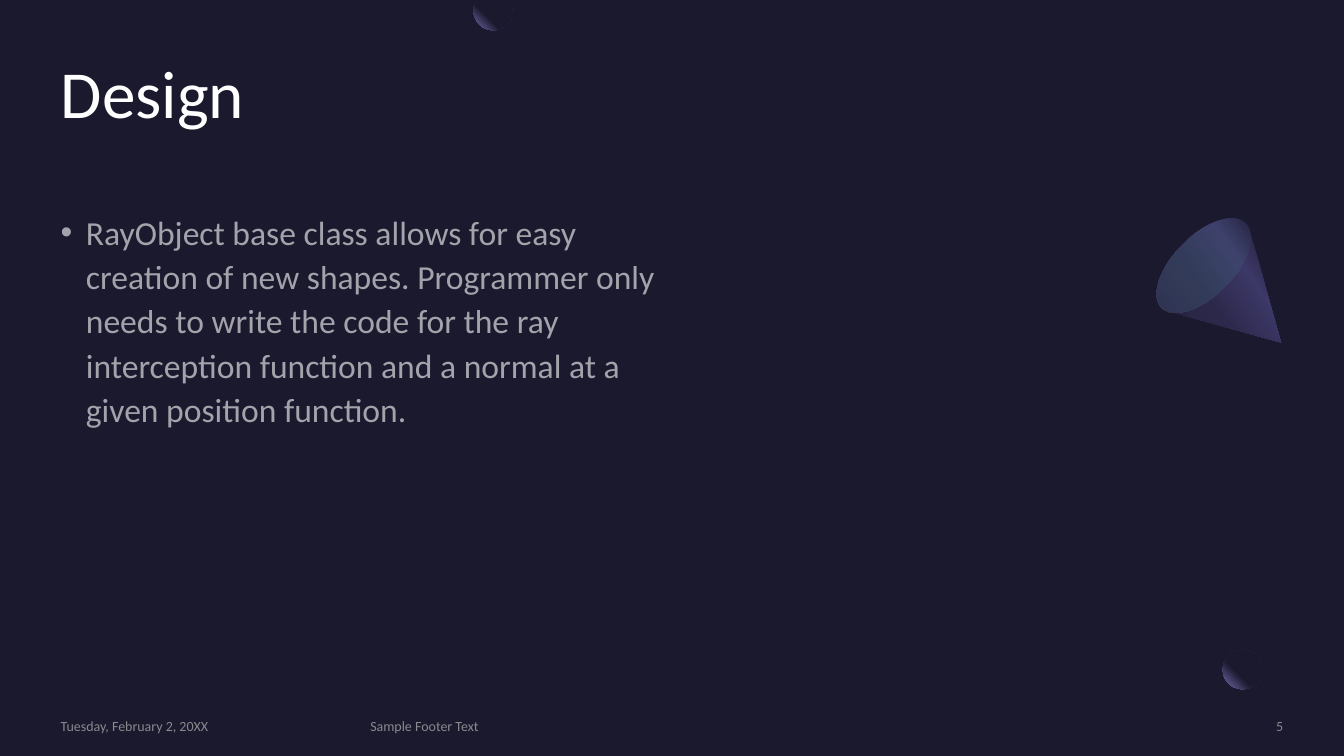
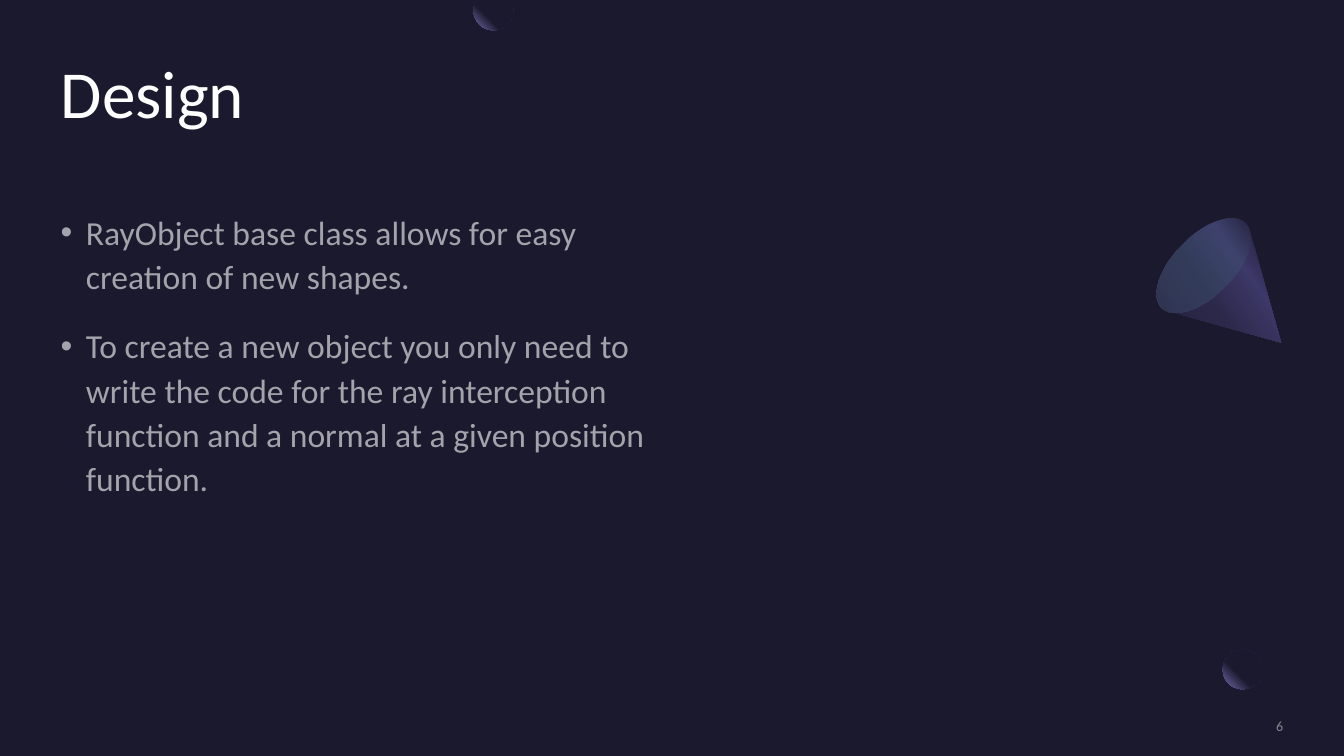
Before and after one commit to jtothec67/Ray-tracer, a slide deck: slide 6 of Presentation Title.pptx (slide 5 before the commit). Drawn at 1344x756 pixels with LibreOffice and Linux fonts; fonts in the diff are those of the drawing. Boxes give left, top, right and bottom in pixels: in the first picture for what was removed or moved away, otherwise in the second. Text is boxed around its words. In the diff, an @@ line names an element or a change of style, - is before the commit and + after.

```diff
--- a/Presentation Title.pptx
+++ b/Presentation Title.pptx
@@ text at <box>86,221,644,491</box>: text changed @@
-• RayObject base class allows for easy creation of new shapes. Programmer only needs to write the code for the ray interception function and a normal at a given position function.
+• RayObject base class allows for easy creation of new shapes.
+• To create a new object you only need to write the code for the ray interception function and a normal at a given position function.
@@ text removed at <box>61,721,208,733</box> @@
-Tuesday, February 2, 20XX
@@ text removed at <box>370,721,478,733</box> @@
-Sample Footer Text
@@ page number at <box>1276,721,1283,731</box>: text changed @@
-5
+6
```
Also in this commit, not shown: 8 other slides changed, 10 slides added, 2 slides removed, 2 other files.
